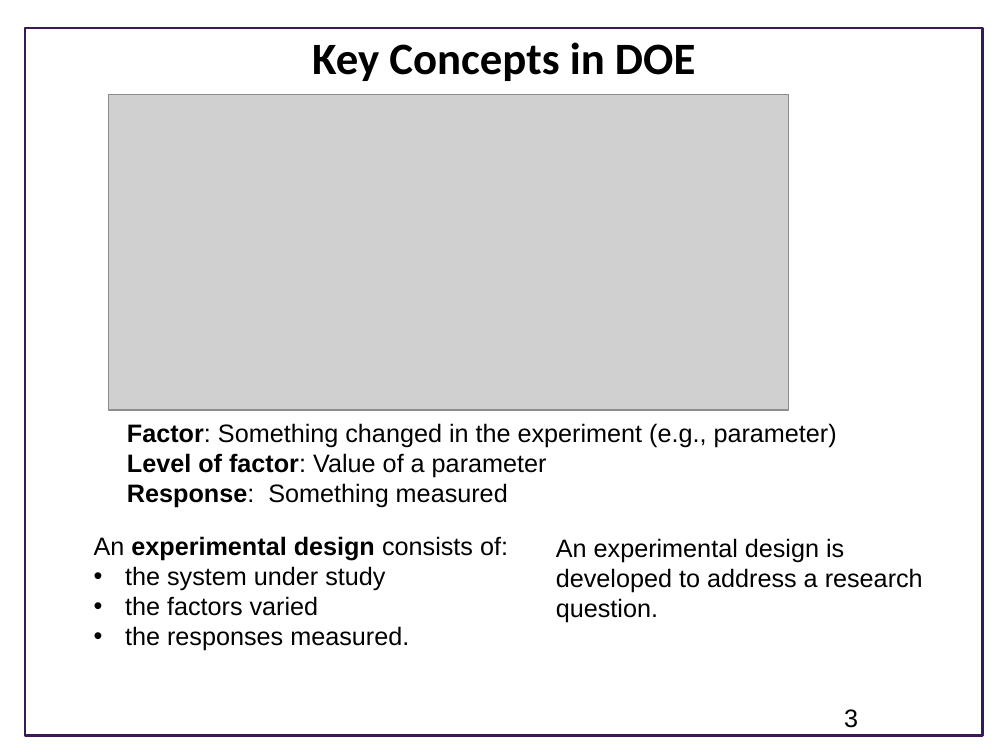
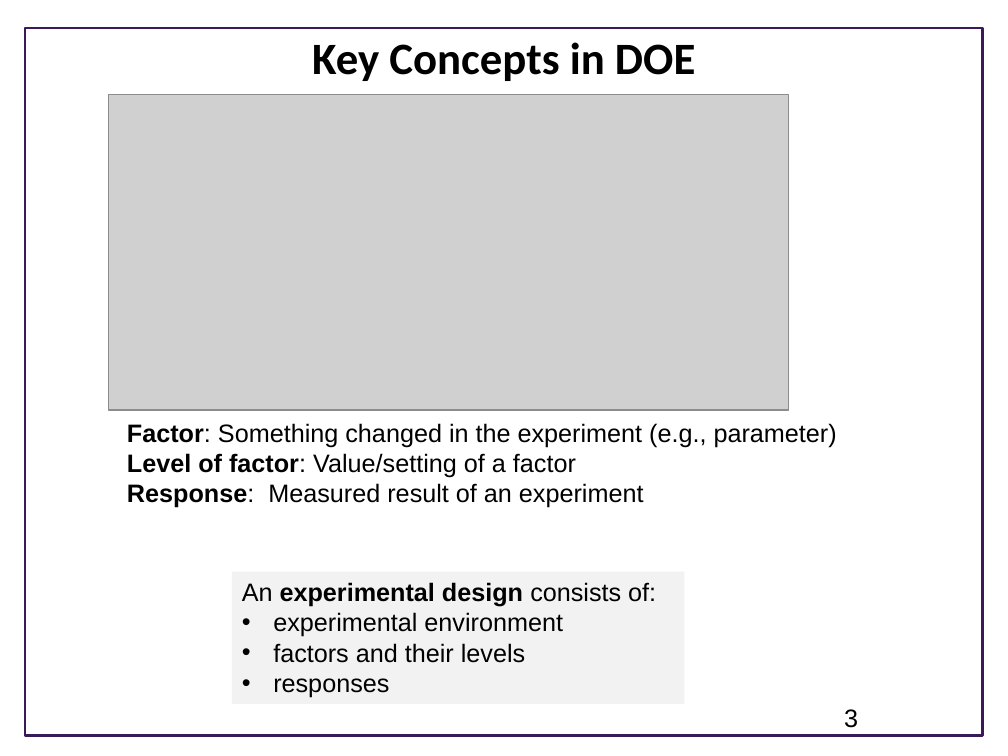
Before and after one commit to ModelEngineering/advancing-biomedical-models, a slide deck: slide 3 of lecture_5/5_design_of_experiments.pptx. Drawn at 1008x756 pixels with LibreOffice and Linux fonts; fonts in the diff are those of the drawing; grey boxes stand for pictures; background and template pictures are left out. Boxes give left, top, right and bottom in pixels: in the first picture for what was removed or moved away, otherwise in the second. Text is boxed around its words. In the diff, an @@ line names an element or a change of style, - is before the commit and + after.

Commit message:
Updated slides

```diff
--- a/lecture_5/5_design_of_experiments.pptx
+++ b/lecture_5/5_design_of_experiments.pptx
@@ text at bbox=[127, 453, 644, 508]: text changed @@
-Level of factor: Value of a parameter
-Response: Something measured
+Level of factor: Value/setting of a factor
+Response: Measured result of an experiment
@@ text removed at bbox=[556, 538, 923, 623] @@
-An experimental design is developed to address a research question.
@@ rectangle "An experimental design consists of:": place and size @@
-rectangle "An experimental design consists of:" at bbox=[94, 536, 508, 651]
+rectangle "An experimental design consists of:" at bbox=[232, 572, 684, 704]
@@ rectangle "An experimental design consists of:" at bbox=[232, 572, 684, 704]: fill none to #F2F2F2 @@
@@ text in rectangle at bbox=[273, 612, 563, 698]: text changed @@
-• the system under study
-• the factors varied
-• the responses measured.
+• experimental environment
+• factors and their levels
+• responses
```
Also in this commit, not shown: 6 other slides changed.
